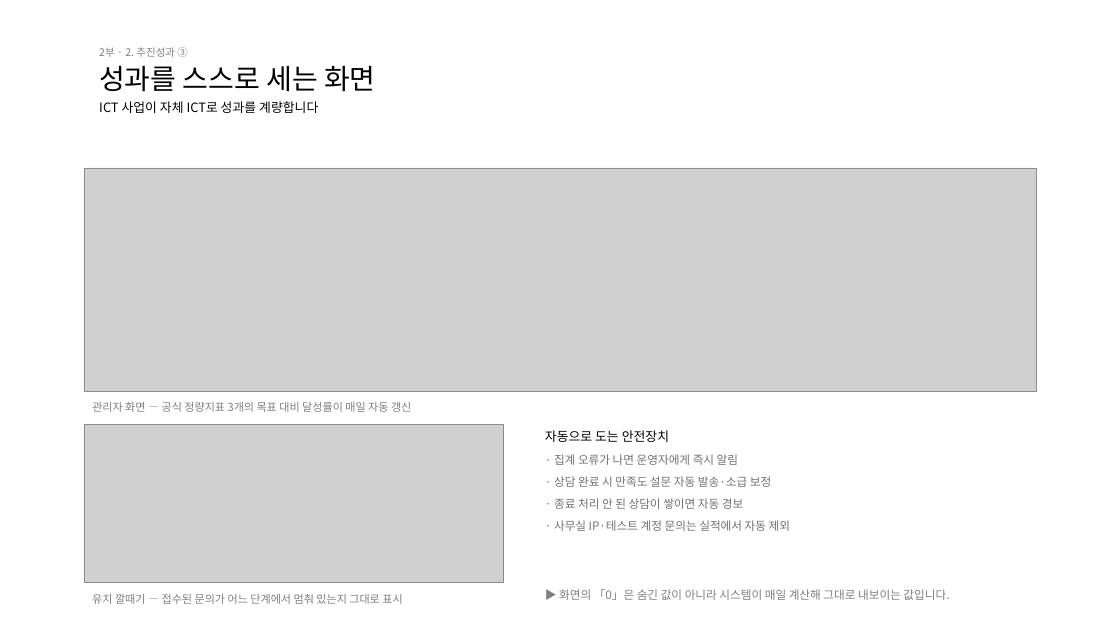
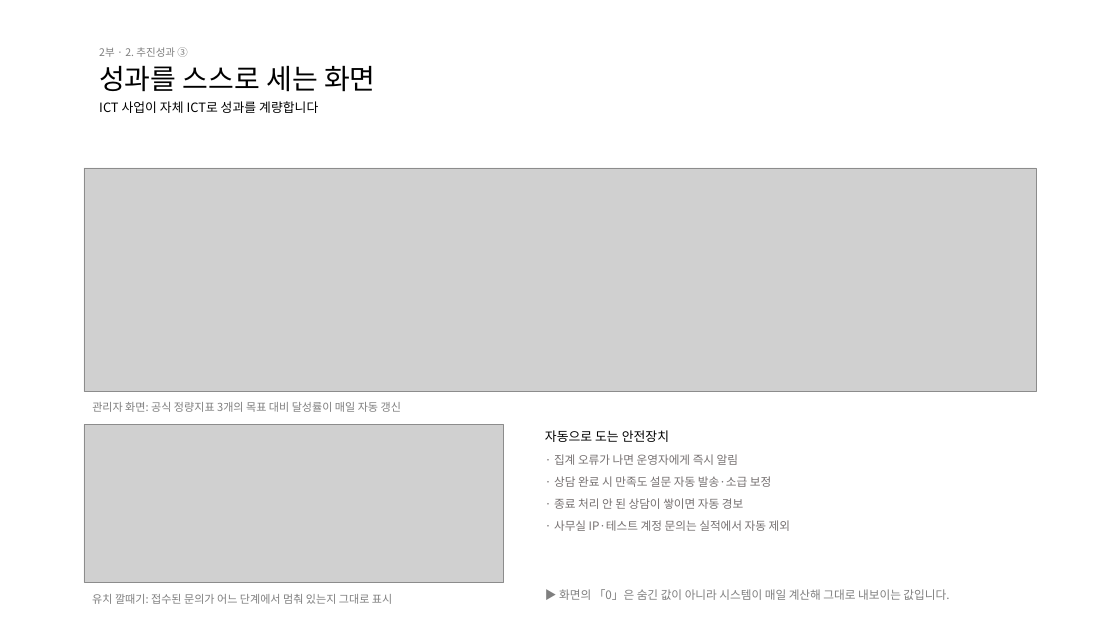
Before and after one commit to bonroi2296-tech/HEALO_KHIDI, a slide deck: slide 11 of docs/presentations/KHIDI_중간보고_20260827.pptx. Drawn at 1120x630 pixels with LibreOffice and Linux fonts; fonts in the diff are those of the drawing; grey boxes stand for pictures. Boxes give left, top, right and bottom in pixels: in the first picture for what was removed or moved away, otherwise in the second. Text is boxed around its words. In the diff, an @@ line names an element or a change of style, - is before the commit and + after.

Commit message:
chore: 작업 자동 저장 (2026-08-20 14:43)

```diff
--- a/docs/presentations/KHIDI_중간보고_20260827.pptx
+++ b/docs/presentations/KHIDI_중간보고_20260827.pptx
@@ text at bbox=[92, 402, 401, 412]: text changed @@
-관리자 화면 — 공식 정량지표 3개의 목표 대비 달성률이 매일 자동 갱신
+관리자 화면: 공식 정량지표 3개의 목표 대비 달성률이 매일 자동 갱신
@@ text at bbox=[92, 594, 392, 604]: text changed @@
-유치 깔때기 — 접수된 문의가 어느 단계에서 멈춰 있는지 그대로 표시
+유치 깔때기: 접수된 문의가 어느 단계에서 멈춰 있는지 그대로 표시
```
Also in this commit, not shown: 12 other slides changed, 1 other file.
